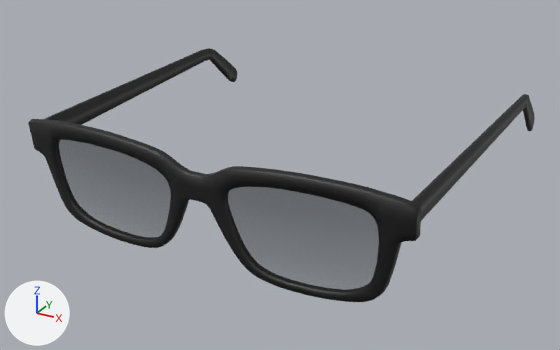
The glTF model src/main/webapp/resource/model/accessory2.glb as it was, and as the next commit left it.
Both versions are drawn from a camera (50 mm lens) standing at (5.06, -10.53, 21.47) and looking at (-0.15, -1.06, 16.73). The axes (+X, +Y, +Z) are drawn at lower left. The lights are the same throughout. Where no turn or scale is listed for an object, it has been applied to the vertices. Vertices at the same position are counted once.

In view in the first picture: 's4studio_mesh_2'.
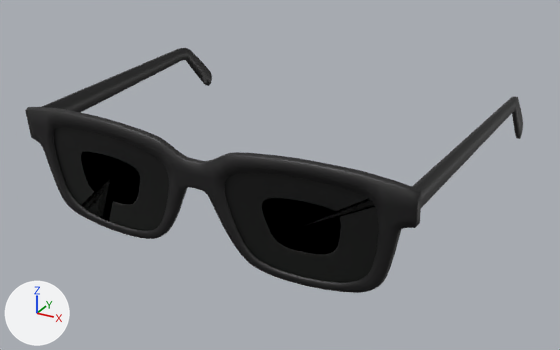
Pixel boxes (x1, y1, x2, y2) of what changed, in the pictures (560 x 350 px; the box of a moved part takes in the faces that stretch with it):
```json
{"object": "s4studio_mesh_2", "change": "surface changed, reshaped", "before": [28, 48, 535, 302], "after": [25, 48, 523, 293], "on screen": "grey to black"}
{"part": 1, "of": "me_geom_003", "change": "rebuilt", "before": [412, 94, 535, 221], "after": [412, 96, 523, 208], "on screen": "10% narrower, 12% shorter"}
{"part": 2, "of": "me_geom_003", "change": "rebuilt", "before": [45, 48, 237, 125], "after": [42, 48, 212, 113], "on screen": "11% narrower, 15% shorter"}
{"part": 3, "of": "me_geom_003", "change": "rebuilt", "before": [226, 187, 379, 283], "after": [224, 173, 379, 283]}
{"part": 4, "of": "me_geom_003", "change": "rebuilt", "before": [56, 140, 171, 235], "after": [53, 127, 169, 231], "on screen": "9% taller"}
{"part": 5, "of": "me_geom_003", "change": "moved or reshaped", "before": [28, 119, 421, 302], "after": [25, 107, 422, 293]}
```

Scene script edits in JSON lines:
```json
{"op": "remove", "block": "mat_diffusemap_004", "code": "n3 = _N.new('ShaderNodeMath'); n3.name = 'Math'"}
{"op": "remove", "block": "mat_diffusemap_004", "code": "n3.operation = 'MULTIPLY'"}
{"block": "mat_diffusemap_004", "where": "n0 = _N.new('ShaderNodeBsdfPrincipled'); n0.name = 'Principled BSDF'"}
{"op": "remove", "block": "mat_diffusemap_004", "code": "_L.new(n3.outputs[0], n0.inputs[4])  # 'Value' to 'Alpha'"}
{"block": "mat_diffusemap_004", "where": "n4 = _N.new('ShaderNodeVertexColor'); n4.name = 'Color Attribute'"}
{"op": "remove", "block": "mat_diffusemap_004", "code": "_L.new(n4.outputs[1], n3.inputs[1])  # 'Alpha' to 'Value'"}
{"block": "mat_diffusemap_004", "where": "n5 = _N.new('ShaderNodeTexImage'); n5.name = 'Image Texture'"}
{"op": "remove", "block": "mat_diffusemap_004", "code": "_L.new(n5.outputs[1], n3.inputs[0])  # 'Alpha' to 'Value'"}
{"block": "me_geom_003", "where": "# used by ob_s4studio_mesh_2; location = (0.0, 0.0, 0.0)"}
{"op": "remove", "block": "me_geom_003", "code": "me_geom_003.from_pydata(...)  # 1056 vertices, 2000 faces; spans x -2.9..2.9, y -3.51..2.1, z 16.33..17.99"}
{"op": "add", "block": "me_geom_003", "code": "me_geom_003.from_pydata(...)  # 1061 vertices, 2006 faces; spans x -2.89..2.9, y -3.53..1.18, z 16.49..18.17"}
{"block": "me_geom_003", "change": "me_geom_003 part 1: the loose piece of 72 vertices spanning x 2.66..2.9, y -3.36..2.1, z 17.0..17.86 is rebuilt with 73 vertices and now spans x 2.66..2.9, y -3.4..1.18, z 17.17..18.05"}
{"block": "me_geom_003", "change": "me_geom_003 part 2: the loose piece of 72 vertices spanning x -2.9..-2.66, y -3.36..2.1, z 17.0..17.86 is rebuilt with 73 vertices and now spans x -2.89..-2.65, y -3.4..1.18, z 17.17..18.05"}
{"block": "me_geom_003", "change": "me_geom_003 part 3: the loose piece of 53 vertices spanning x 0.38..2.39, y -3.45..-3.27, z 16.43..17.81 is rebuilt with 54 vertices and now spans x 0.38..2.39, y -3.48..-3.33, z 16.59..17.99"}
{"block": "me_geom_003", "change": "me_geom_003 part 4: the loose piece of 53 vertices spanning x -2.39..-0.38, y -3.45..-3.27, z 16.43..17.81 is rebuilt with 55 vertices and now spans x -2.38..-0.37, y -3.48..-3.33, z 16.59..17.99"}
{"block": "me_geom_003", "change": "me_geom_003 part 5: 2 vertices moved within x -0.06..0.08, y -3.49, z 17.69; 803 vertices removed from x -2.8..2.8, y -3.51..-3.2, z 16.33..17.99; 803 vertices added at x -2.79..2.8, y -3.53..-3.26, z 16.49..18.17"}
```
